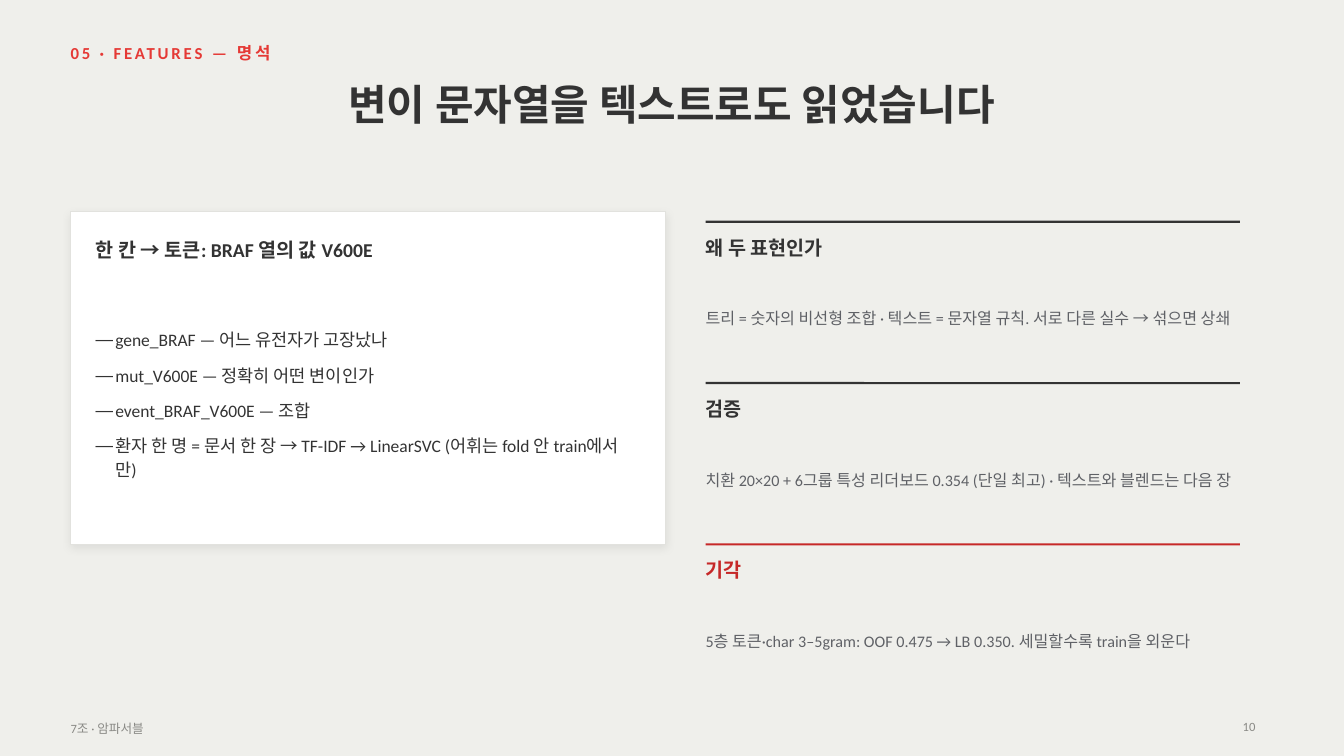
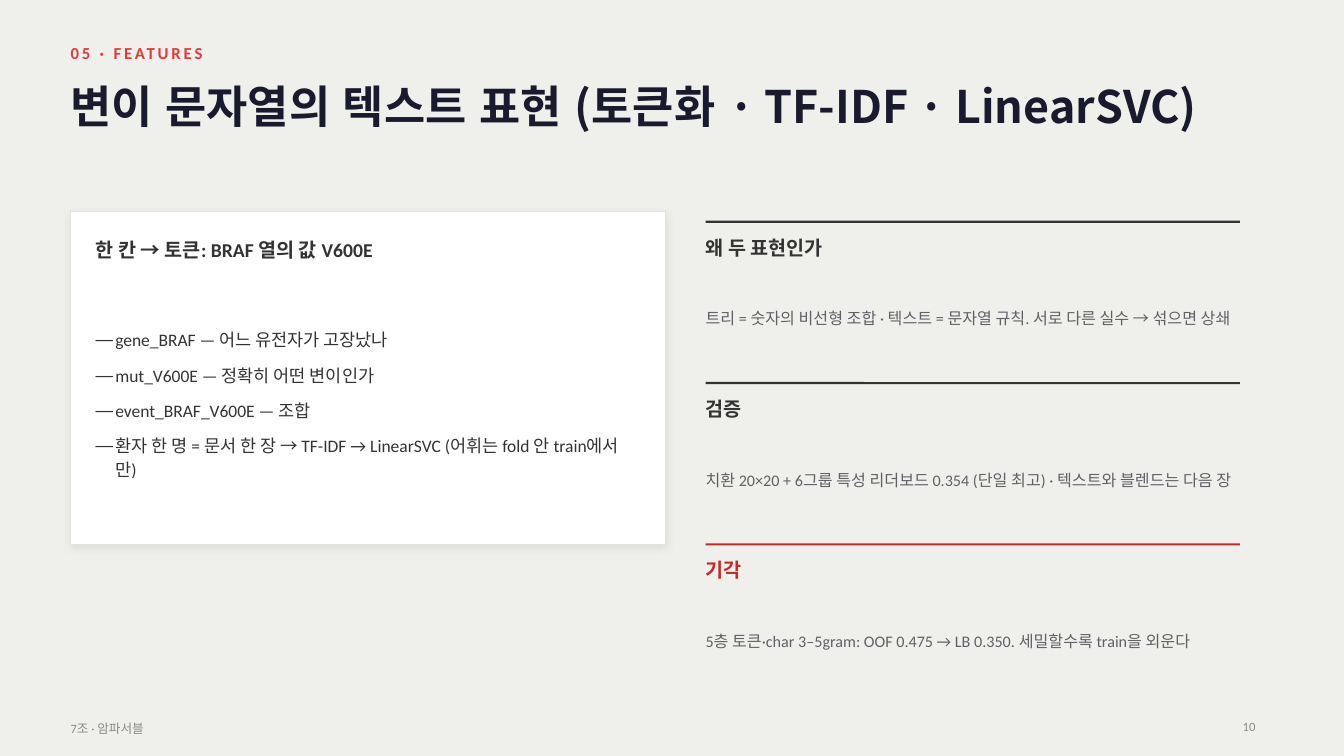
Before and after one commit to ten-infosec/dacon-cancer-subtype-oz-team7, a slide deck: slide 10 of docs/slides/team7_ampossible_slides.pptx. Drawn at 1344x756 pixels with LibreOffice and Linux fonts; fonts in the diff are those of the drawing. Boxes give left, top, right and bottom in pixels: in the first picture for what was removed or moved away, otherwise in the second. Text is boxed around its words. In the diff, an @@ line names an element or a change of style, - is before the commit and + after.

```diff
--- a/docs/slides/team7_ampossible_slides.pptx
+++ b/docs/slides/team7_ampossible_slides.pptx
@@ text at box(237, 45, 270, 61): text changed @@
-05 · FEATURES — 명석
+05 · FEATURES
@@ title at box(71, 85, 1196, 132): text changed; size 30 to 32 pt; font Calibri to Noto Sans CJK KR; text colour #333333 to #1A1A2E @@
-변이 문자열을 텍스트로도 읽었습니다
+변이 문자열의 텍스트 표현 (토큰화 · TF-IDF · LinearSVC)
```
Also in this commit, not shown: 17 other slides changed, 4 other files.
